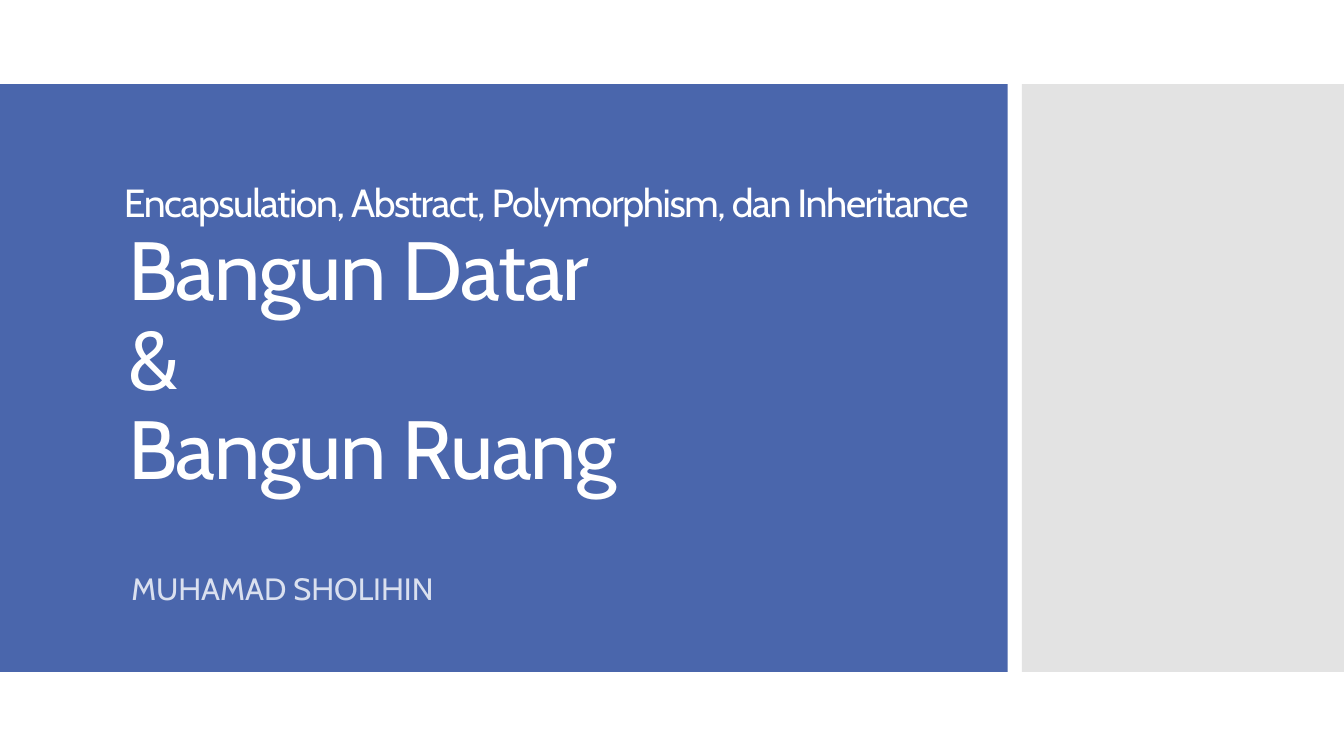
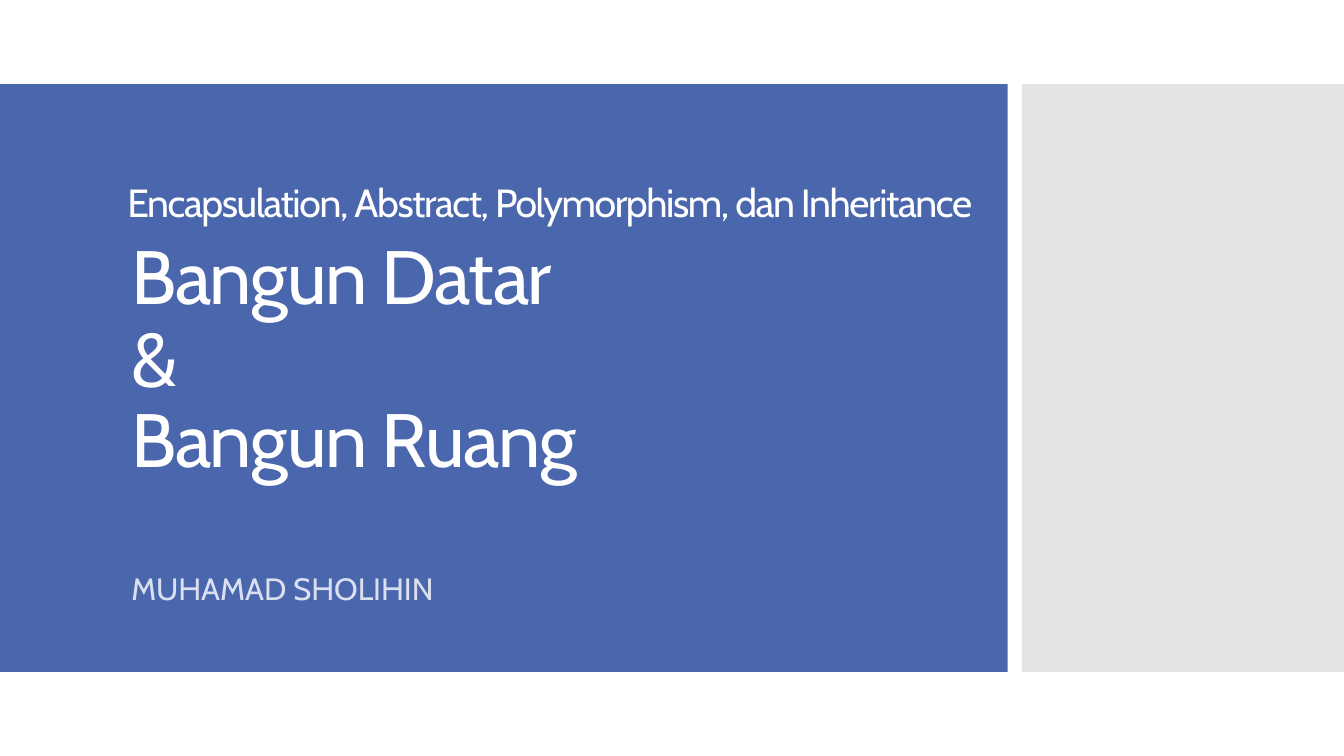
Before and after one commit to lihinxgufin/Git, a slide deck: slide 1 of Week1/02/Presentasi Weekly Test1 - Muhamad Sholihin.pptx. Drawn at 1344x756 pixels with LibreOffice and Linux fonts; fonts in the diff are those of the drawing. Boxes give left, top, right and bottom in pixels: in the first picture for what was removed or moved away, otherwise in the second. Text is boxed around its words. In the diff, an @@ line names an element or a change of style, - is before the commit and + after.

```diff
--- a/Week1/02/Presentasi Weekly Test1 - Muhamad Sholihin.pptx
+++ b/Week1/02/Presentasi Weekly Test1 - Muhamad Sholihin.pptx
@@ text "Encapsulation, Abstract, Polymorphism, dan Inheritance": place and size @@
-text "Encapsulation, Abstract, Polymorphism, dan Inheritance" at (124,187,968,227)
+text "Encapsulation, Abstract, Polymorphism, dan Inheritance" at (127,187,972,227)
@@ title "Bangun Datar & Bangun Ruang": place and size @@
-title "Bangun Datar & Bangun Ruang" at (128,242,617,496)
+title "Bangun Datar & Bangun Ruang" at (131,251,577,484)
@@ title "Bangun Datar & Bangun Ruang" at (131,251,577,484): size 59 to 54 pt @@
```
Also in this commit, not shown: 5 other slides changed.
